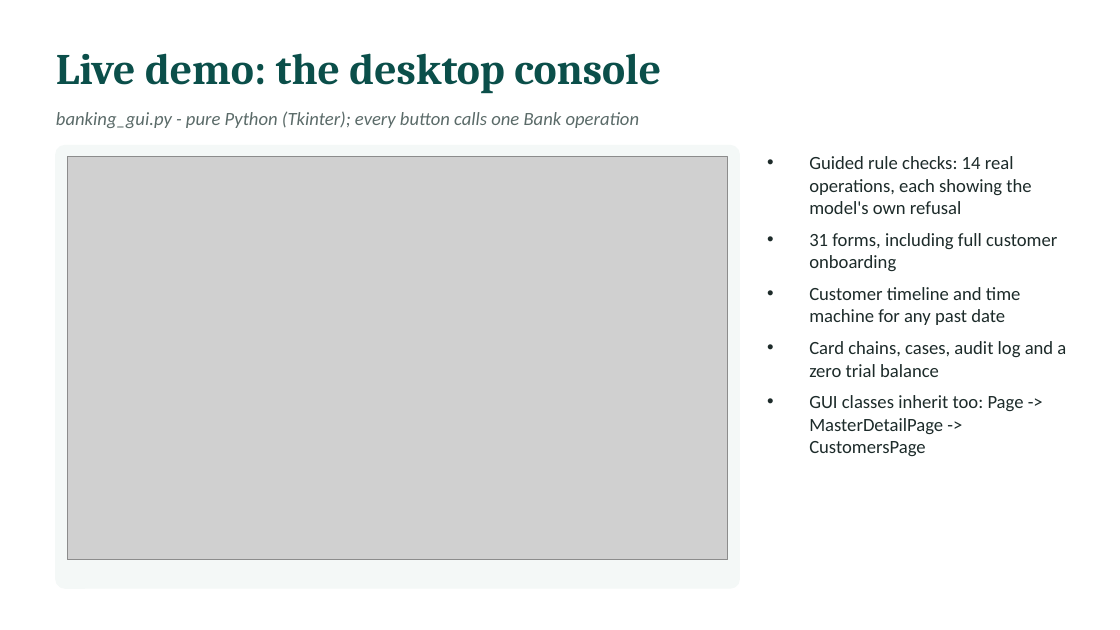
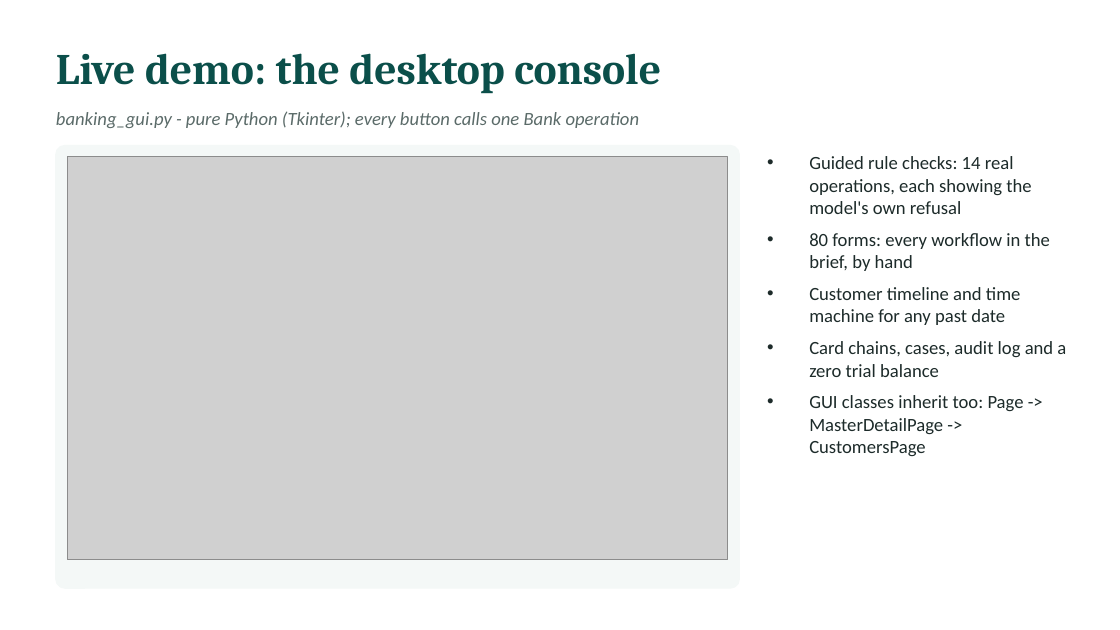
Before and after one commit to l255668-hash/commercial-banking, a slide deck: slide 14 of docs/Viva_Presentation.pptx (slide 13 before the commit). Drawn at 1120x630 pixels with LibreOffice and Linux fonts; fonts in the diff are those of the drawing; grey boxes stand for pictures. Boxes give left, top, right and bottom in pixels: in the first picture for what was removed or moved away, otherwise in the second. Text is boxed around its words. In the diff, an @@ line names an element or a change of style, - is before the commit and + after.

```diff
--- a/docs/Viva_Presentation.pptx
+++ b/docs/Viva_Presentation.pptx
@@ text at bbox=[809, 233, 1050, 271]: text changed @@
-• 31 forms, including full customer onboarding
+• 80 forms: every workflow in the brief, by hand
```
Also in this commit, not shown: 4 other slides changed, 1 slide added, 32 other files.
